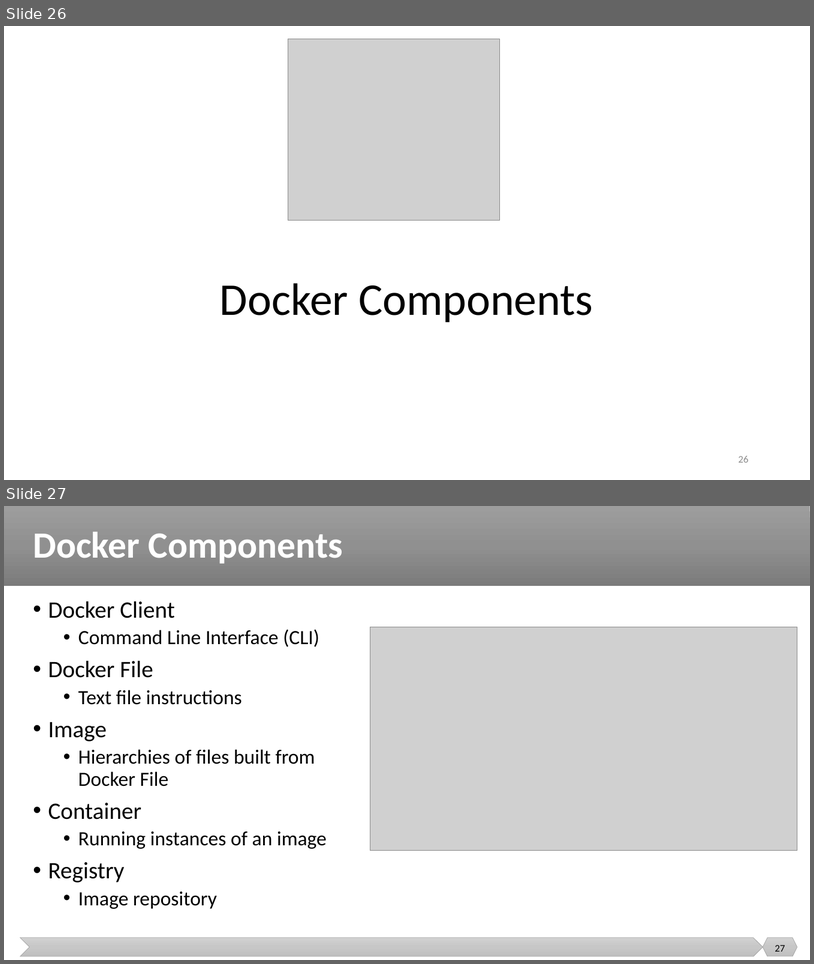
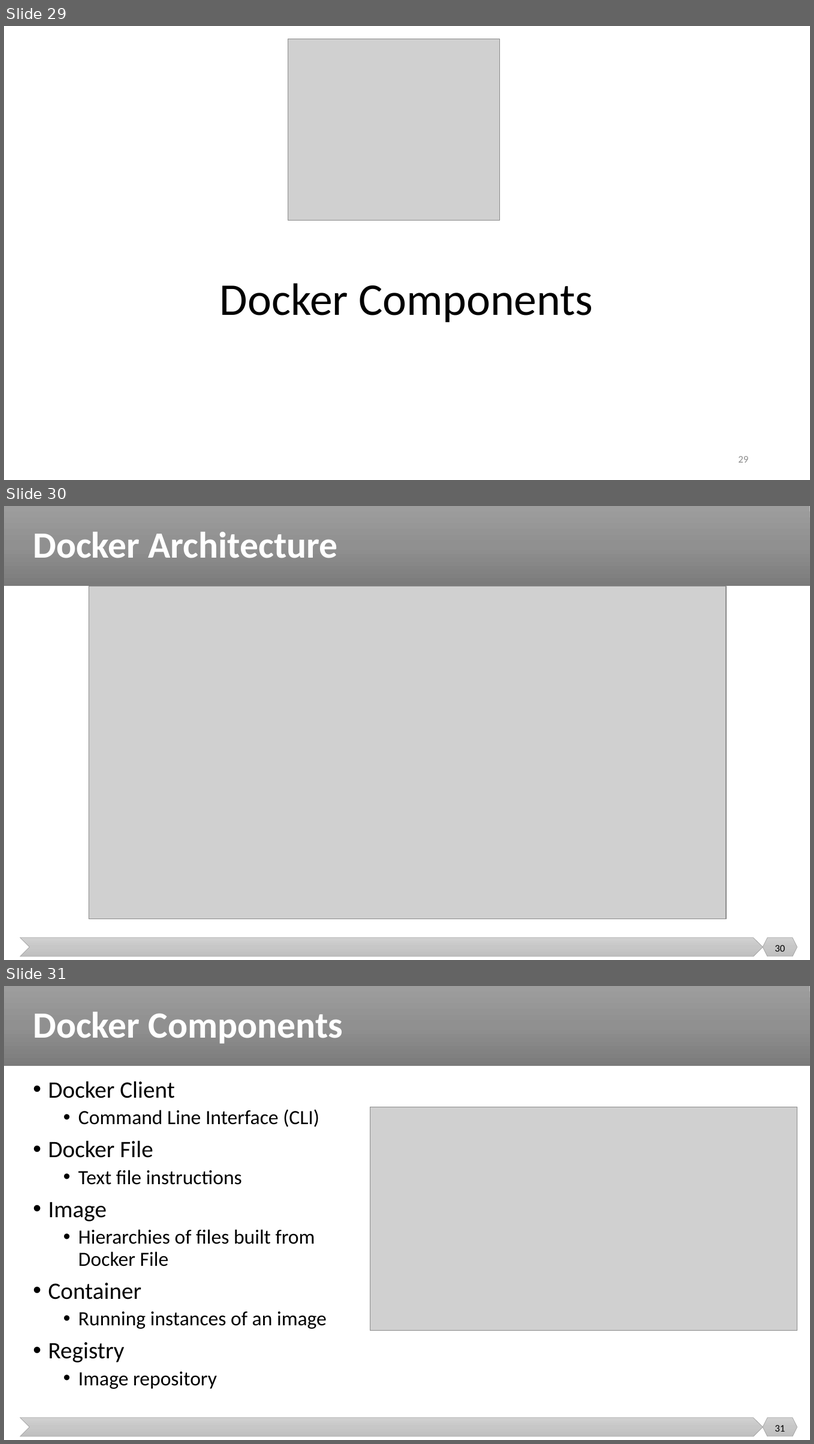
Before and after one commit to malenezi/malenezi, a slide deck: SE489/Lectures/4-Containerization/Containerization.pptx. Shown one above the other, each under a label of ours: slides 26 and 27 before the commit, slides 29, 30 and 31 after it. The pictures are 814x964 and 814x1444 pixels, drawn with LibreOffice and Linux fonts; fonts in the diff are those of the drawing; grey boxes stand for pictures. Boxes give left, top, right and bottom in pixels: in the first picture for what was removed or moved away, otherwise in the second. Text is boxed around its words. In the diff, an @@ line names an element or a change of style, - is before the commit and + after.

```diff
--- a/SE489/Lectures/4-Containerization/Containerization.pptx
+++ b/SE489/Lectures/4-Containerization/Containerization.pptx
@@ slide 30 added at [4,506,810,960], background #FFFFFF; not listed: 3 template elements that a slide beside it also shows @@
@@ title added at [33,532,338,558], 44 pt, text #FFFFFF, bold @@
+Docker Architecture
@@ picture added at [89,586,727,919] @@
@@ page number added at [775,945,785,951], 12 pt, text #000000 @@
+30
@@ what was slide 26 is now slide 29 @@
@@ page number at [738,456,749,462]: text changed @@
-26
+29
@@ what was slide 27 is now slide 31 @@
@@ page number at [775,1425,785,1431]: text changed @@
-27
+31
```
Also in this commit, not shown: 5 other slides added, 2 other files.
